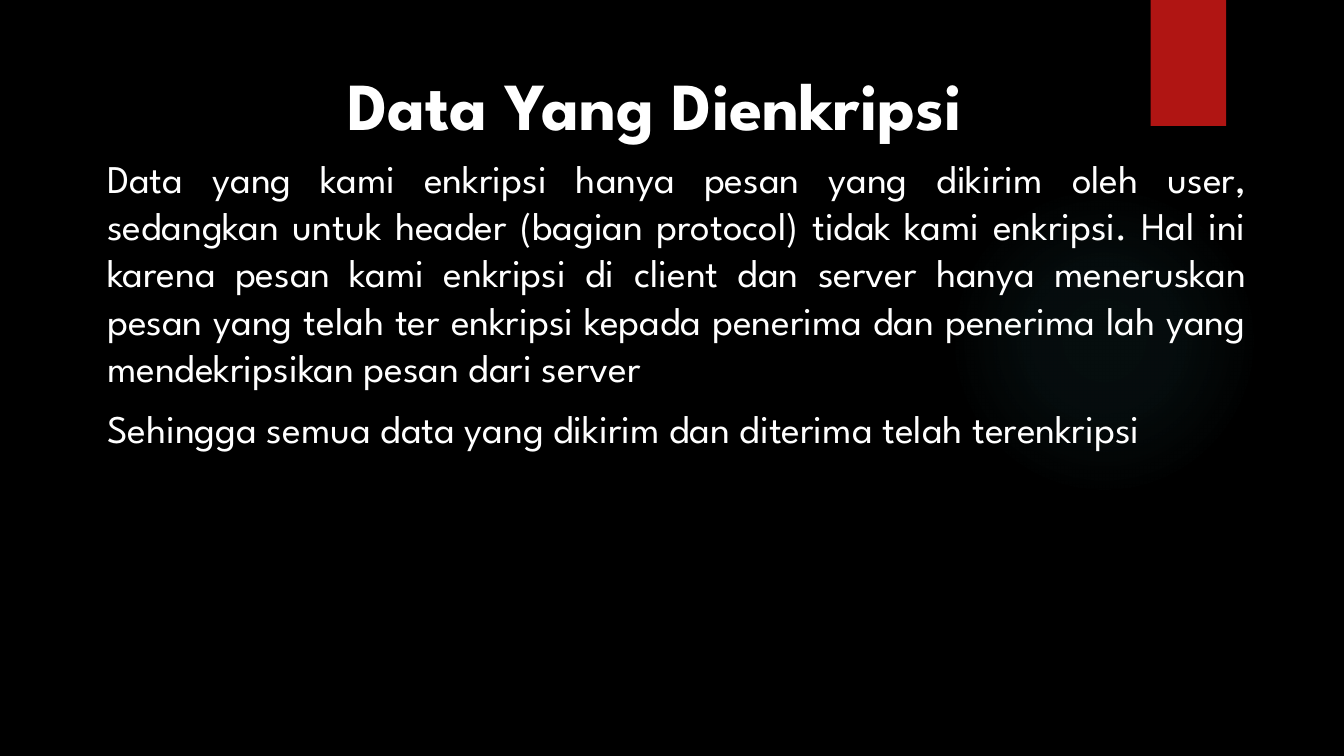
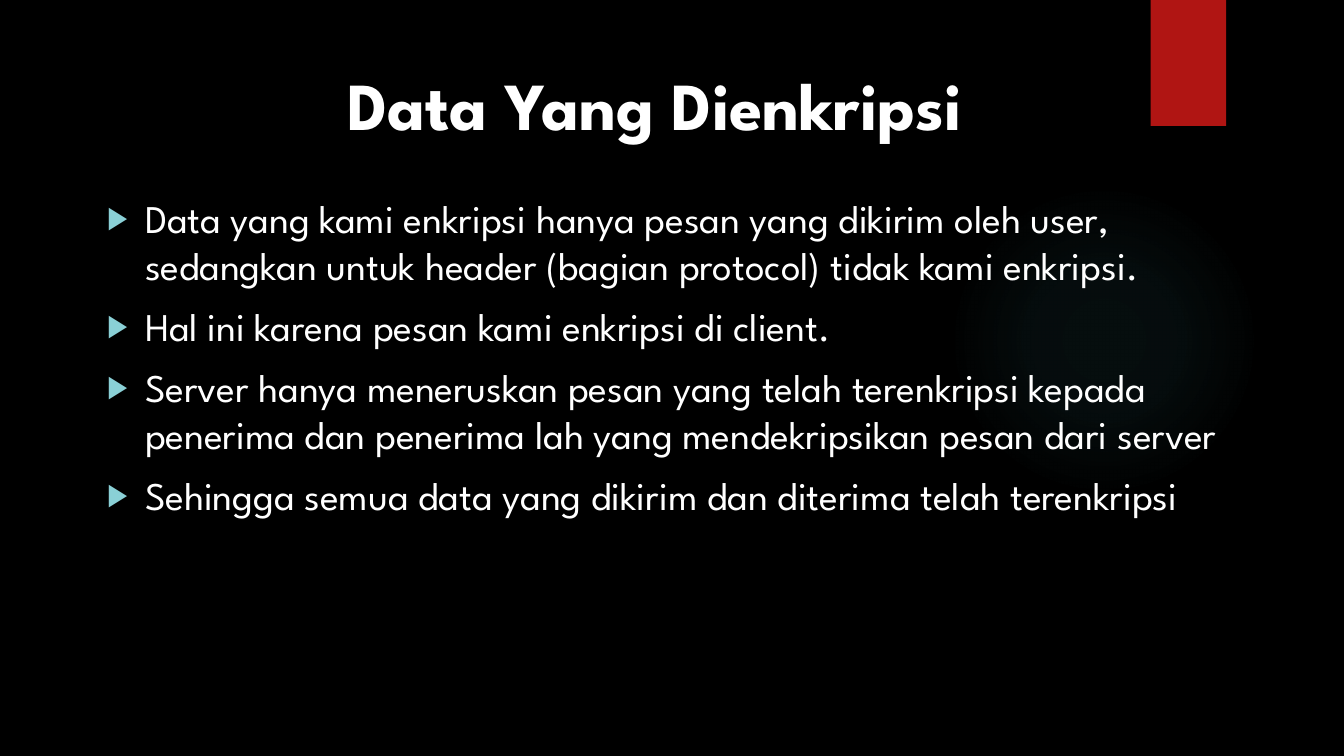
Before and after one commit to alifTC12/KIJ, a slide deck: slide 3 of Aplikasi Chatting Server.pptx. Drawn at 1344x756 pixels with LibreOffice and Linux fonts; fonts in the diff are those of the drawing; background and template pictures are left out. Boxes give left, top, right and bottom in pixels: in the first picture for what was removed or moved away, otherwise in the second. Text is boxed around its words. In the diff, an @@ line names an element or a change of style, - is before the commit and + after.

Commit message:
Client

```diff
--- a/Aplikasi Chatting Server.pptx
+++ b/Aplikasi Chatting Server.pptx
@@ text "Data yang kami enkripsi hanya ...": place and size @@
-text "Data yang kami enkripsi hanya ..." at <box>107,166,1246,452</box>
+text "Data yang kami enkripsi hanya ..." at <box>145,206,1216,519</box>
@@ text at <box>145,206,1216,458</box>: text changed @@
-Data yang kami enkripsi hanya pesan yang dikirim oleh user, sedangkan untuk header (bagian protocol) tidak kami enkripsi. Hal ini karena pesan kami enkripsi di client dan server hanya meneruskan pesan yang telah ter enkripsi kepada penerima dan penerima lah yang mendekripsikan pesan dari server
+▶ Data yang kami enkripsi hanya pesan yang dikirim oleh user, sedangkan untuk header (bagian protocol) tidak kami enkripsi.
+▶ Hal ini karena pesan kami enkripsi di client.
+▶ Server hanya meneruskan pesan yang telah terenkripsi kepada penerima dan penerima lah yang mendekripsikan pesan dari server
@@ text at <box>145,483,1177,519</box>: alignment justified to left; bullet none to ▶ @@
```
Also in this commit, not shown: 2 other slides changed, 10 other files.
